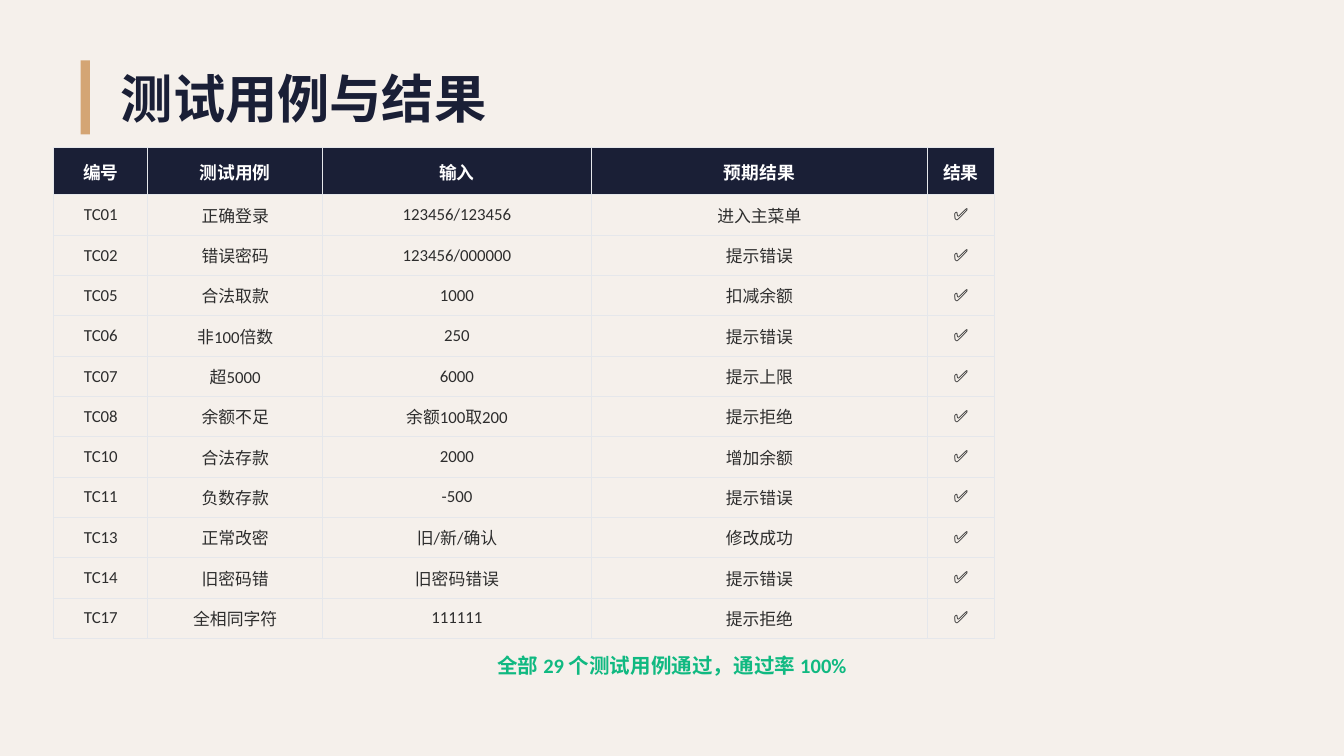
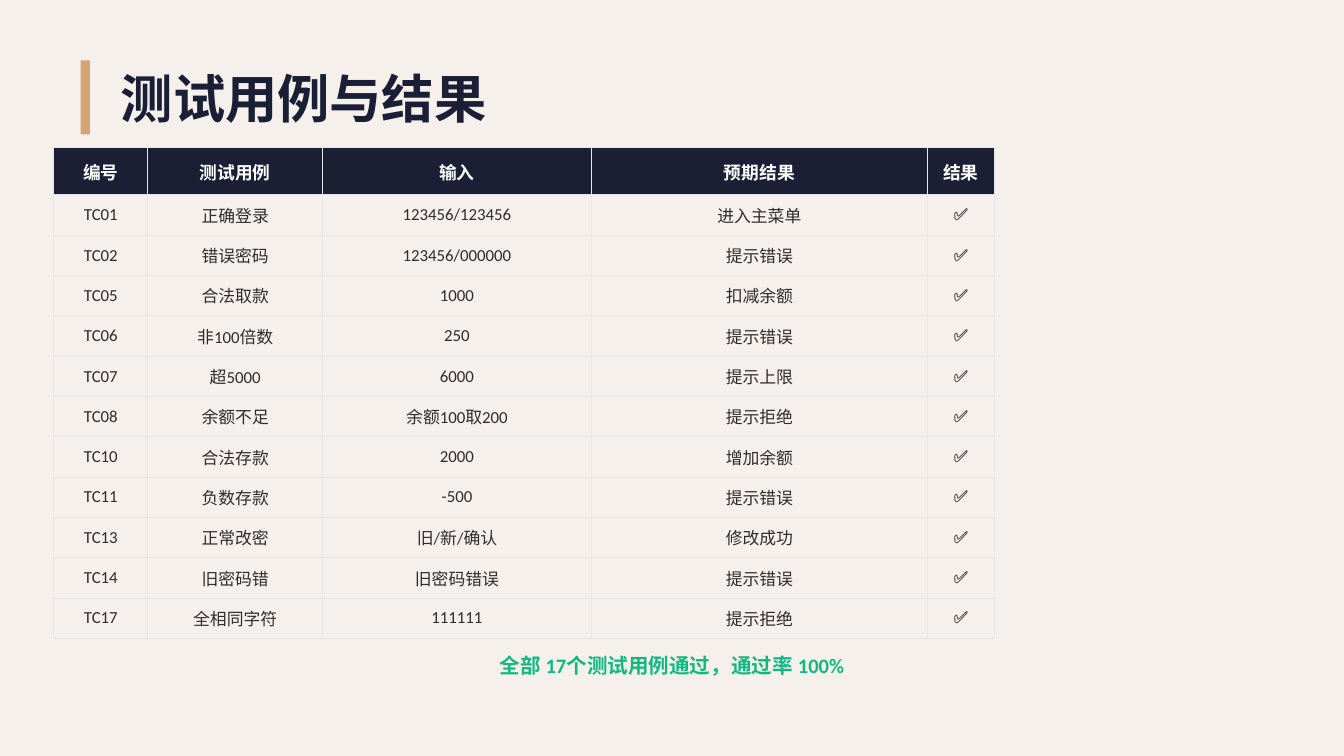
Before and after one commit to Unconnectable/atm, a slide deck: slide 20 of ATM项目演示.pptx. Drawn at 1344x756 pixels with LibreOffice and Linux fonts; fonts in the diff are those of the drawing. Boxes give left, top, right and bottom in pixels: in the first picture for what was removed or moved away, otherwise in the second. Text is boxed around its words. In the diff, an @@ line names an element or a change of style, - is before the commit and + after.

```diff
--- a/ATM项目演示.pptx
+++ b/ATM项目演示.pptx
@@ text at (x1=500, y1=655, x2=844, y2=676): text changed @@
-全部 29 个测试用例通过，通过率 100%
+全部 17个测试用例通过，通过率 100%
```
Also in this commit, not shown: 11 other slides changed.
